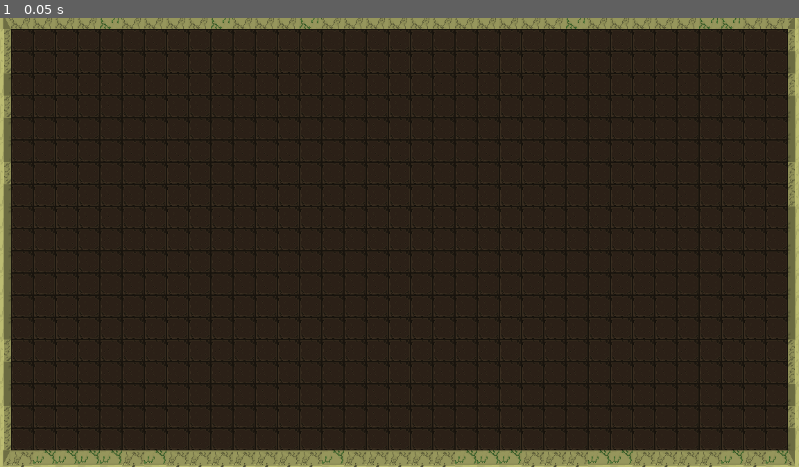
Above: before the commit, frame 1.
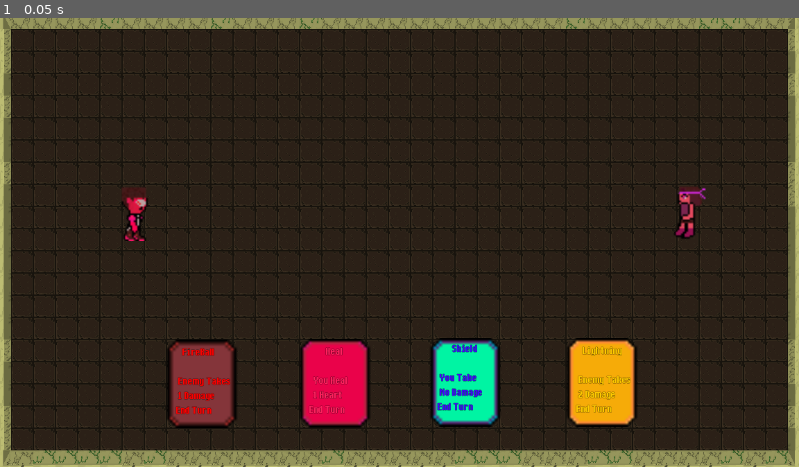
Above: after the commit, the same moment.

Repository: brayden-lav/CS2053GameProject
Game: Godot game, scene res://fighting_ruby_1.tscn
Same seed, same stepped clock (60 frames per second), same inputs: the game is played once before the commit and once after it. This scene is started directly instead of the project's main scene.
Inputs:
- Up to frame 1 (0.05 s): no input

The runs differ from the first frame. In frame 1, 6.8% of the frame differs, in the area x 15-89%, y 37-92%.

Commit message:
adding fighting sequence with placement

Diff:
--- /dev/null
+++ b/GemWarsFile/card_1.gd
@@ -0,0 +1,5 @@
+extends Area2D
+
+func _input_event(viewport, event, shape_idx):
+	if event is InputEventMouseButton and event.pressed:
+		get_parent().get_parent().player_selected_card(self)
--- /dev/null
+++ b/GemWarsFile/card_1.tscn
@@ -0,0 +1,37 @@
+[gd_scene format=3 uid="uid://wtwmpoxojel"]
+
+[ext_resource type="Texture2D" uid="uid://bmeoi3oa5bwyy" path="res://Cards/Card1.png" id="1_hibcc"]
+[ext_resource type="FontFile" uid="uid://cg6l6rtn0vk1q" path="res://Ithaca-LVB75.ttf" id="2_i0y1x"]
+
+[sub_resource type="RectangleShape2D" id="RectangleShape2D_tb05o"]
+size = Vector2(102, 128)
+
+[sub_resource type="LabelSettings" id="LabelSettings_jwdxd"]
+line_spacing = 4.0
+font = ExtResource("2_i0y1x")
+font_size = 18
+font_color = Color(1, 0, 0, 1)
+outline_size = 1
+outline_color = Color(0, 0, 0, 1)
+
+[node name="Card1" type="Area2D" unique_id=368194645]
+
+[node name="Sprite2D" type="Sprite2D" parent="." unique_id=950506795]
+scale = Vector2(4, 4)
+texture = ExtResource("1_hibcc")
+
+[node name="CollisionShape2D" type="CollisionShape2D" parent="." unique_id=912662141]
+position = Vector2(2, 0)
+shape = SubResource("RectangleShape2D_tb05o")
+
+[node name="Label" type="Label" parent="." unique_id=1057724275]
+offset_left = -35.0
+offset_top = -55.0
+offset_right = 45.0
+offset_bottom = 51.0
+text = "   FireBall
+
+ Enemy Takes
+ 1 Damage
+End Turn"
+label_settings = SubResource("LabelSettings_jwdxd")
--- /dev/null
+++ b/GemWarsFile/card_2.gd
@@ -0,0 +1,5 @@
+extends Area2D
+
+func _input_event(viewport, event, shape_idx):
+	if event is InputEventMouseButton and event.pressed:
+		get_parent().get_parent().player_selected_card(self)
--- /dev/null
+++ b/GemWarsFile/card_2.tscn
@@ -0,0 +1,37 @@
+[gd_scene format=3 uid="uid://cm0ov08wsw5yw"]
+
+[ext_resource type="Texture2D" uid="uid://bx55biaxqxb3e" path="res://Cards/Card2.png" id="1_72akv"]
+[ext_resource type="FontFile" uid="uid://cg6l6rtn0vk1q" path="res://Ithaca-LVB75.ttf" id="2_72akv"]
+
+[sub_resource type="RectangleShape2D" id="RectangleShape2D_tb05o"]
+size = Vector2(102, 128)
+
+[sub_resource type="LabelSettings" id="LabelSettings_ejfx5"]
+line_spacing = 4.0
+font = ExtResource("2_72akv")
+font_size = 18
+font_color = Color(1, 0.13333334, 0.37254903, 1)
+outline_size = 1
+outline_color = Color(0, 0, 0, 1)
+
+[node name="Card2" type="Area2D" unique_id=1365469261]
+
+[node name="Sprite2D" type="Sprite2D" parent="." unique_id=1129300585]
+scale = Vector2(4, 4)
+texture = ExtResource("1_72akv")
+
+[node name="CollisionShape2D" type="CollisionShape2D" parent="." unique_id=1996931404]
+position = Vector2(0.5, 0)
+shape = SubResource("RectangleShape2D_tb05o")
+
+[node name="Label" type="Label" parent="." unique_id=1365414573]
+offset_left = -35.0
+offset_top = -55.0
+offset_right = 45.0
+offset_bottom = 51.0
+text = "        Heal
+
+  You Heal
+  1 Heart
+End Turn"
+label_settings = SubResource("LabelSettings_ejfx5")
--- /dev/null
+++ b/GemWarsFile/card_3.gd
@@ -0,0 +1,5 @@
+extends Area2D
+
+func _input_event(viewport, event, shape_idx):
+	if event is InputEventMouseButton and event.pressed:
+		get_parent().get_parent().player_selected_card(self)
--- /dev/null
+++ b/GemWarsFile/card_3.tscn
@@ -0,0 +1,37 @@
+[gd_scene format=3 uid="uid://d08mevr7kisue"]
+
+[ext_resource type="Texture2D" uid="uid://d1t0nuxyqi2wp" path="res://Cards/Card3.png" id="1_hihna"]
+[ext_resource type="FontFile" uid="uid://cg6l6rtn0vk1q" path="res://Ithaca-LVB75.ttf" id="2_hihna"]
+
+[sub_resource type="RectangleShape2D" id="RectangleShape2D_tb05o"]
+size = Vector2(102, 128)
+
+[sub_resource type="LabelSettings" id="LabelSettings_spbwn"]
+line_spacing = 4.0
+font = ExtResource("2_hihna")
+font_size = 18
+font_color = Color(0.2627451, 0, 1, 1)
+outline_size = 1
+outline_color = Color(0, 0, 0, 1)
+
+[node name="Card3" type="Area2D" unique_id=609387702]
+
+[node name="Sprite2D" type="Sprite2D" parent="." unique_id=704541480]
+scale = Vector2(4, 4)
+texture = ExtResource("1_hihna")
+
+[node name="CollisionShape2D" type="CollisionShape2D" parent="." unique_id=1840859621]
+position = Vector2(0.5, 0)
+shape = SubResource("RectangleShape2D_tb05o")
+
+[node name="Label" type="Label" parent="." unique_id=1927554779]
+offset_left = -38.0
+offset_top = -58.0
+offset_right = 47.0
+offset_bottom = 64.0
+text = "       Shield
+
+ You Take
+ No Damage
+End Turn"
+label_settings = SubResource("LabelSettings_spbwn")
--- /dev/null
+++ b/GemWarsFile/card_4.gd
@@ -0,0 +1,5 @@
+extends Area2D
+
+func _input_event(viewport, event, shape_idx):
+	if event is InputEventMouseButton and event.pressed:
+		get_parent().get_parent().player_selected_card(self)
--- /dev/null
+++ b/GemWarsFile/card_4.tscn
@@ -0,0 +1,37 @@
+[gd_scene format=3 uid="uid://cdgfdg3vf7guh"]
+
+[ext_resource type="Texture2D" uid="uid://4aobaknimhvb" path="res://Cards/Card4.png" id="1_tb05o"]
+[ext_resource type="FontFile" uid="uid://cg6l6rtn0vk1q" path="res://Ithaca-LVB75.ttf" id="2_tb05o"]
+
+[sub_resource type="RectangleShape2D" id="RectangleShape2D_tb05o"]
+size = Vector2(102, 128)
+
+[sub_resource type="LabelSettings" id="LabelSettings_uop0m"]
+line_spacing = 4.0
+font = ExtResource("2_tb05o")
+font_size = 18
+font_color = Color(1, 0.79607844, 0, 1)
+outline_size = 1
+outline_color = Color(0, 0, 0, 1)
+
+[node name="Card4" type="Area2D" unique_id=739482132]
+
+[node name="Sprite2D" type="Sprite2D" parent="." unique_id=595579275]
+scale = Vector2(4, 4)
+texture = ExtResource("1_tb05o")
+
+[node name="CollisionShape2D" type="CollisionShape2D" parent="." unique_id=1778171263]
+position = Vector2(0.5, 0)
+shape = SubResource("RectangleShape2D_tb05o")
+
+[node name="Label" type="Label" parent="." unique_id=1008938110]
+offset_left = -35.0
+offset_top = -55.0
+offset_right = 45.0
+offset_bottom = 51.0
+text = "   Lightning
+
+ Enemy Takes
+ 2 Damage
+End Turn"
+label_settings = SubResource("LabelSettings_uop0m")
--- /dev/null
+++ b/GemWarsFile/fighting_ruby_1.gd
@@ -0,0 +1,131 @@
+extends Node2D
+
+enum Turn {
+	PLAYER,
+	ENEMY
+}
+
+var current_turn = Turn.PLAYER
+var cards = []
+var ruby_health = 10
+
+
+func _ready():
+	randomize()
+	cards = $Cards.get_children()
+	start_player_turn()
+
+# ------------------------
+# TURN MANAGEMENT
+# ------------------------
+
+func start_player_turn():
+	current_turn = Turn.PLAYER
+	show_cards(true)
+
+func start_enemy_turn():
+	current_turn = Turn.ENEMY
+	show_cards(false)
+
+	await get_tree().process_frame  # ensures we're still in tree
+
+	if !is_inside_tree():
+		return
+
+	await get_tree().create_timer(1.0).timeout
+
+	if !is_inside_tree():
+		return
+
+	enemy_pick_card()
+
+# ------------------------
+# CARD VISIBILITY
+# ------------------------
+
+func show_cards(state: bool):
+	for card in cards:
+		card.visible = state
+		card.set_process_input(state)
+
+# ------------------------
+# PLAYER ACTION
+# ------------------------
+
+func player_selected_card(card):
+	if current_turn != Turn.PLAYER:
+		return
+
+	print("Player picked:", card.name)
+	resolve_card(card, true)
+	start_enemy_turn()
+
+# ------------------------
+# ENEMY ACTION
+# ------------------------
+
+func enemy_pick_card():
+	var random_card = cards[randi() % cards.size()]
+	print("Enemy picked:", random_card.name)
+
+	resolve_card(random_card, false)
+	start_player_turn()
+
+# ------------------------
+# CARD EFFECT RESOLUTION
+# ------------------------
+
+func resolve_card(card, is_player: bool):
+	match card.name:
+		"Card1":
+			fireball(is_player, 1)
+		"Card2":
+			heal(is_player)
+		"Card3":
+			shield(is_player)
+		"Card4":
+			lightning(is_player, 2)
+
+# ------------------------
+# DAMAGE CALCULATIONS
+# ------------------------
+func damage_ruby(amount):
+	ruby_health -= amount
+	print("Ruby HP:", ruby_health)
+
+	if ruby_health <= 0:
+		ruby_died()
+
+func ruby_died():
+	print("Ruby died!")
+
+	GameManager.defeated_rubies.append(GameManager.current_ruby_id)
+
+	return_to_previous_scene()
+
+func return_to_previous_scene():
+	get_tree().change_scene_to_file(GameManager.previous_scene_path)
+
+# ------------------------
+# ABILITIES
+# ------------------------
+
+func fireball(is_player, damage):
+	if is_player:
+		print("Ruby used FireBall on Garnet for", damage)
+	else:
+		print("Garnet used FireBall on Ruby for", damage)
+		damage_ruby(damage)
+
+func lightning(is_player, damage):
+	if is_player:
+		print("Ruby used Lightning on Garnet for", damage)
+	else:
+		print("Garnet used Lightning on Ruby for", damage)
+		damage_ruby(damage)
+
+func shield(is_player):
+	print("Ruby uses Shield" if is_player else "Garnet uses Shield")
+
+func heal(is_player):
+	print("Ruby healed 1 HP" if is_player else "Garnet healed 1 HP")
--- a/GemWarsFile/fighting_ruby_1.tscn
+++ b/GemWarsFile/fighting_ruby_1.tscn
@@ -1,6 +1,17 @@
 [gd_scene format=4 uid="uid://dqd7yixyl7t6e"]
 
+[ext_resource type="Script" uid="uid://bjnxfl2ne3vab" path="res://fighting_ruby_1.gd" id="1_btlvo"]
 [ext_resource type="Texture2D" uid="uid://crnw0bhsdmo3m" path="res://Map.png" id="1_xqwe6"]
+[ext_resource type="PackedScene" uid="uid://dpj3gh56jv4ck" path="res://garnet_fighting.tscn" id="2_4cdcl"]
+[ext_resource type="PackedScene" uid="uid://c8xyol5lvt4t" path="res://ruby_fighting.tscn" id="3_nahsd"]
+[ext_resource type="PackedScene" uid="uid://wtwmpoxojel" path="res://card_1.tscn" id="4_lq620"]
+[ext_resource type="PackedScene" uid="uid://cm0ov08wsw5yw" path="res://card_2.tscn" id="5_btlvo"]
+[ext_resource type="PackedScene" uid="uid://d08mevr7kisue" path="res://card_3.tscn" id="6_kpy1d"]
+[ext_resource type="Script" uid="uid://dgbqwjc5f8mph" path="res://card_1.gd" id="6_xo1er"]
+[ext_resource type="PackedScene" uid="uid://cdgfdg3vf7guh" path="res://card_4.tscn" id="7_1iwex"]
+[ext_resource type="Script" uid="uid://g4bc71xlmi8x" path="res://card_2.gd" id="8_esyfb"]
+[ext_resource type="Script" uid="uid://bxuko5jtym6ol" path="res://card_3.gd" id="10_6jtbr"]
+[ext_resource type="Script" uid="uid://cqhprme4xoke0" path="res://card_4.gd" id="12_wjshq"]
 
 [sub_resource type="TileSetAtlasSource" id="TileSetAtlasSource_2fg7m"]
 texture = ExtResource("1_xqwe6")
@@ -60,9 +71,42 @@
 sources/0 = SubResource("TileSetAtlasSource_2fg7m")
 
 [node name="Fighting_Ruby_1" type="Node2D" unique_id=1445833837]
+script = ExtResource("1_btlvo")
 
 [node name="Map" type="TileMapLayer" parent="." unique_id=420315316]
 z_index = 1
 position = Vector2(80, 16)
 tile_map_data = PackedByteArray("AAD//wEAAAADAAEAAAD//wIAAAADAAEAAAD//wMAAAADAAEAAAD//wQAAAADAAEAAAD//wUAAAADAAEAAAD//w …(12352 unchanged characters)…
 tile_set = SubResource("TileSet_4cdcl")
+
+[node name="GarnetFighting" parent="." unique_id=1214929908 instance=ExtResource("2_4cdcl")]
+z_index = 1
+position = Vector2(193.00002, 282.00003)
+scale = Vector2(2.5, 2.5)
+
+[node name="RubyFighting" parent="." unique_id=130922864 instance=ExtResource("3_nahsd")]
+z_index = 1
+position = Vector2(992, 281.00003)
+scale = Vector2(2.5, 2.5)
+
+[node name="Cards" type="Node2D" parent="." unique_id=446350843]
+
+[node name="Card1" parent="Cards" unique_id=368194645 instance=ExtResource("4_lq620")]
+z_index = 1
+position = Vector2(289, 528)
+script = ExtResource("6_xo1er")
+
+[node name="Card2" parent="Cards" unique_id=1365469261 instance=ExtResource("5_btlvo")]
+z_index = 1
+position = Vector2(481, 527)
+script = ExtResource("8_esyfb")
+
+[node name="Card3" parent="Cards" unique_id=609387702 instance=ExtResource("6_kpy1d")]
+z_index = 1
+position = Vector2(669, 526)
+script = ExtResource("10_6jtbr")
+
+[node name="Card4" parent="Cards" unique_id=739482132 instance=ExtResource("7_1iwex")]
+z_index = 1
+position = Vector2(866, 526)
+script = ExtResource("12_wjshq")
--- /dev/null
+++ b/GemWarsFile/game_manager.gd
@@ -0,0 +1,6 @@
+extends Node
+
+var previous_scene_path = ""
+var current_ruby_id = ""
+var defeated_rubies = []
+var previous_player_position: Vector2 = Vector2.ZERO
--- a/GemWarsFile/garnet_fighting.tscn
+++ b/GemWarsFile/garnet_fighting.tscn
@@ -14,10 +14,10 @@
 "duration": 1.0,
 "texture": ExtResource("2_ws2ws")
 }, {
-"duration": 1.0,
+"duration": 2.5,
 "texture": ExtResource("3_5v5w6")
 }, {
-"duration": 1.0,
+"duration": 4.0,
 "texture": ExtResource("4_avsvh")
 }],
 "loop": true,
@@ -26,11 +26,15 @@
 }]
 
 [sub_resource type="RectangleShape2D" id="RectangleShape2D_j7gas"]
+size = Vector2(24, 34)
 
 [node name="GarnetFighting" type="CharacterBody2D" unique_id=1214929908]
 
 [node name="AnimatedSprite2D" type="AnimatedSprite2D" parent="." unique_id=1911639768]
 sprite_frames = SubResource("SpriteFrames_ctl3m")
+frame_progress = 0.09091723
+flip_h = true
 
 [node name="CollisionShape2D" type="CollisionShape2D" parent="." unique_id=2081740835]
+position = Vector2(2, 0)
 shape = SubResource("RectangleShape2D_j7gas")
--- /dev/null
+++ b/GemWarsFile/level_1.gd
@@ -0,0 +1,30 @@
+extends Node2D
+@export var start_position: Node2D  # a Position2D node in the scene
+
+# Called when the node enters the scene tree for the first time.
+func _ready() -> void:
+	remove_defeated_rubies()
+	restore_player_position()
+
+# Called every frame. 'delta' is the elapsed time since the previous frame.
+func _process(delta: float) -> void:
+	pass
+
+func remove_defeated_rubies():
+	for ruby in get_tree().get_nodes_in_group("rubies"):
+		if ruby.ruby_id in GameManager.defeated_rubies:
+			print("Removing Ruby:", ruby.ruby_id)
+			ruby.queue_free()
+
+func restore_player_position():
+	var player = get_tree().get_nodes_in_group("player")[0]
+	if not player:
+		return
+
+	# If we have a saved position from GameManager, use it
+	if GameManager.previous_player_position != Vector2.ZERO:
+		player.global_position = GameManager.previous_player_position
+	else:
+		# Otherwise, use the default start position
+		if start_position:
+			player.global_position = start_position.global_position
--- a/GemWarsFile/level_1.tscn
+++ b/GemWarsFile/level_1.tscn
@@ -1,11 +1,12 @@
 [gd_scene format=4 uid="uid://nuy66oi64afu"]
 
 [ext_resource type="Texture2D" uid="uid://crnw0bhsdmo3m" path="res://Map.png" id="1_3hls8"]
+[ext_resource type="Script" uid="uid://dt08jpcx3y52c" path="res://level_1.gd" id="1_rka8t"]
 [ext_resource type="PackedScene" uid="uid://xxh5jq34x8li" path="res://garnet.tscn" id="2_hbghi"]
 [ext_resource type="PackedScene" uid="uid://y7pql4vay6hx" path="res://ruby.tscn" id="3_hn12h"]
 [ext_resource type="PackedScene" uid="uid://v050p3v5kwn3" path="res://health_pack.tscn" id="4_ihfcg"]
 
-[sub_resource type="TileSetAtlasSource" id="TileSetAtlasSource_hbghi"]
+[sub_resource type="TileSetAtlasSource" id="TileSetAtlasSource_5hph3"]
 texture = ExtResource("1_3hls8")
 texture_region_size = Vector2i(32, 32)
 0:0/0 = 0
@@ -60,9 +61,11 @@
 [sub_resource type="TileSet" id="TileSet_hn12h"]
 tile_size = Vector2i(32, 32)
 physics_layer_0/collision_layer = 1
-sources/0 = SubResource("TileSetAtlasSource_hbghi")
+sources/0 = SubResource("TileSetAtlasSource_5hph3")
 
-[node name="Level 1" type="Node2D" unique_id=1831387322]
+[node name="Level 1" type="Node2D" unique_id=1831387322 node_paths=PackedStringArray("start_position")]
+script = ExtResource("1_rka8t")
+start_position = NodePath("Garnet")
 
 [node name="Map" type="TileMapLayer" parent="." unique_id=2067720059]
 z_index = 1
@@ -79,21 +82,9 @@
 z_index = 1
 position = Vector2(1139, 335)
 
-[node name="Ruby" parent="." unique_id=922949844 instance=ExtResource("3_hn12h")]
-z_index = 1
-position = Vector2(829, 415)
-
 [node name="CanvasModulate" type="CanvasModulate" parent="." unique_id=1170840347]
 visible = false
 color = Color(0.025363795, 0.025363805, 0.02536378, 1)
-
-[node name="Ruby2" parent="." unique_id=741500310 instance=ExtResource("3_hn12h")]
-z_index = 1
-position = Vector2(425, 387)
-
-[node name="Ruby3" parent="." unique_id=1546608404 instance=ExtResource("3_hn12h")]
-z_index = 1
-position = Vector2(943, 94)
 
 [node name="HealthPack" parent="." unique_id=241233361 instance=ExtResource("4_ihfcg")]
 z_index = 1
@@ -102,3 +93,20 @@
 [node name="HealthPack2" parent="." unique_id=2094760807 instance=ExtResource("4_ihfcg")]
 z_index = 1
 position = Vector2(673, 603)
+
+[node name="Node2D" type="Node2D" parent="." unique_id=1113298464]
+
+[node name="Ruby" parent="Node2D" unique_id=922949844 groups=["rubies"] instance=ExtResource("3_hn12h")]
+z_index = 1
+position = Vector2(829, 415)
+ruby_id = "ruby_1"
+
+[node name="Ruby2" parent="Node2D" unique_id=741500310 groups=["rubies"] instance=ExtResource("3_hn12h")]
+z_index = 1
+position = Vector2(425, 387)
+ruby_id = "ruby_2"
+
+[node name="Ruby3" parent="Node2D" unique_id=1546608404 groups=["rubies"] instance=ExtResource("3_hn12h")]
+z_index = 1
+position = Vector2(943, 94)
+ruby_id = "ruby_3"
--- a/GemWarsFile/project.godot
+++ b/GemWarsFile/project.godot
@@ -18,6 +18,10 @@
 run/main_scene="uid://nuy66oi64afu"
 config/features=PackedStringArray("4.6", "GL Compatibility")
 config/icon="res://icon.svg"
+
+[autoload]
+
+GameManager="*uid://p8fyp4h04vrb"
 
 [input]
 
--- a/GemWarsFile/ruby.gd
+++ b/GemWarsFile/ruby.gd
@@ -1,5 +1,5 @@
 extends CharacterBody2D
-
+@export var ruby_id: String = ""
 @export var speed := 30
 @export var next_scene: String = "res://fighting_ruby_1.tscn"
 
@@ -57,4 +57,14 @@
 
 func _on_transfer_area_body_body_entered(body: Node2D) -> void:
 	if body.is_in_group("player"):
-		get_tree().change_scene_to_file(next_scene)
+		# Save previous scene path
+		GameManager.previous_scene_path = get_tree().current_scene.scene_file_path
+
+		# Save Ruby ID
+		GameManager.current_ruby_id = ruby_id
+
+		# Save player position
+		GameManager.previous_player_position = body.global_position
+
+		# Go to battle
+		get_tree().change_scene_to_file("res://Fighting_Ruby_1.tscn")
--- a/GemWarsFile/ruby_fighting.tscn
+++ b/GemWarsFile/ruby_fighting.tscn
@@ -26,6 +26,7 @@
 }]
 
 [sub_resource type="RectangleShape2D" id="RectangleShape2D_6r8vk"]
+size = Vector2(25, 31)
 
 [node name="RubyFighting" type="CharacterBody2D" unique_id=130922864]
 
@@ -33,4 +34,5 @@
 sprite_frames = SubResource("SpriteFrames_njau4")
 
 [node name="CollisionShape2D" type="CollisionShape2D" parent="." unique_id=48278947]
+position = Vector2(1.5, -0.5)
 shape = SubResource("RectangleShape2D_6r8vk")
Binary file changed: GemWarsFile/Cards/Card1.png
Binary file changed: GemWarsFile/Cards/Card2.png
Binary file changed: GemWarsFile/Cards/Card3.png
Binary file changed: GemWarsFile/Cards/Card4.png
Binary file added: GemWarsFile/Ithaca-LVB75.ttf
Not shown, added: GemWarsFile/card_1.gd.uid
Not shown, added: GemWarsFile/card_2.gd.uid
Not shown, added: GemWarsFile/card_3.gd.uid
Not shown, added: GemWarsFile/card_4.gd.uid
Not shown, added: GemWarsFile/fighting_ruby_1.gd.uid
Not shown, added: GemWarsFile/game_manager.gd.uid
Not shown, added: GemWarsFile/level_1.gd.uid
